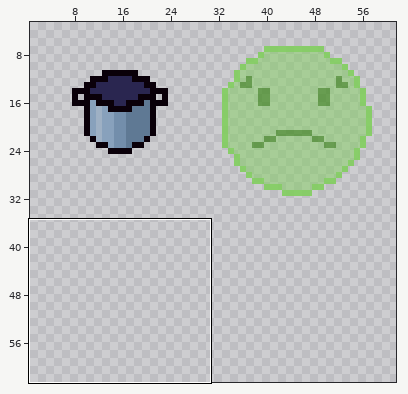
Two states of a sprite sheet, assets/placeholder/pot.png. The first picture is a wide view before the edit; the outline marks the close-up.
Close-up. Before:
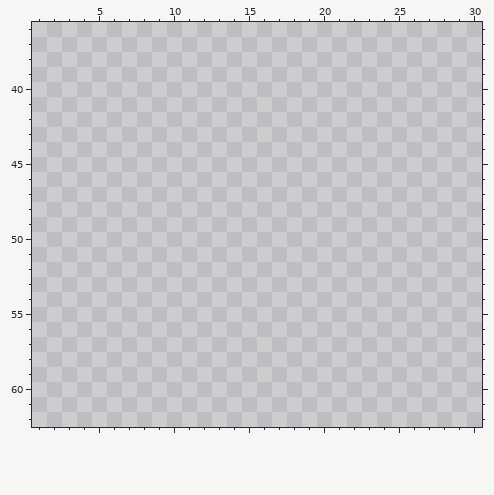
The file is 128x128 pixels. Shown: x 1..30, y 36..62. The wide view leaves out empty margins.
The result:
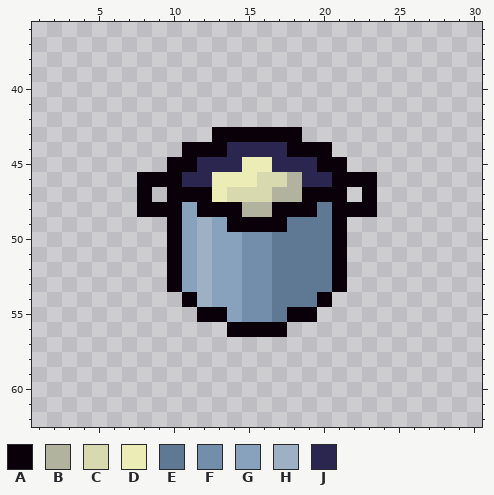
Palette (. is transparent): A #0a0009  B #b1b39f  C #d8d9ae  D #ebecb6  E #5f7994  F #738eab  G #88a1bc  H #9eb0c4  J #2a2650
The exact change:
y 43: x 13..18 ...... -> AAAAAA
y 44: x 11..20 .......... -> AAAJJJJAAA
y 45: x 10..21 ............ -> AAJJJDDJJJAA
y 46: x 8..23 ................ -> AAAJJDDDCCBJJAAA
y 47: x 8 . -> A; x 10..21 ............ -> AAADCCCBBAAA; x 23 . -> A
y 48: x 8..23 ................ -> AAAGAAABBAAAEAAA
y 49: x 10..21 ............ -> AGHGAAAAEEEA
y 50..53: x 10..21 ............ -> AGHGGFFEEEEA
y 54: x 11..20 .......... -> AHGGFFEEEA
y 55: x 12..19 ........ -> AAGFFEAA
y 56: x 14..17 .... -> AAAA
Boxes around the changes in both close-ups, in picture pixels (x1, y1, x2, y2):
added: (137, 127, 377, 337)
